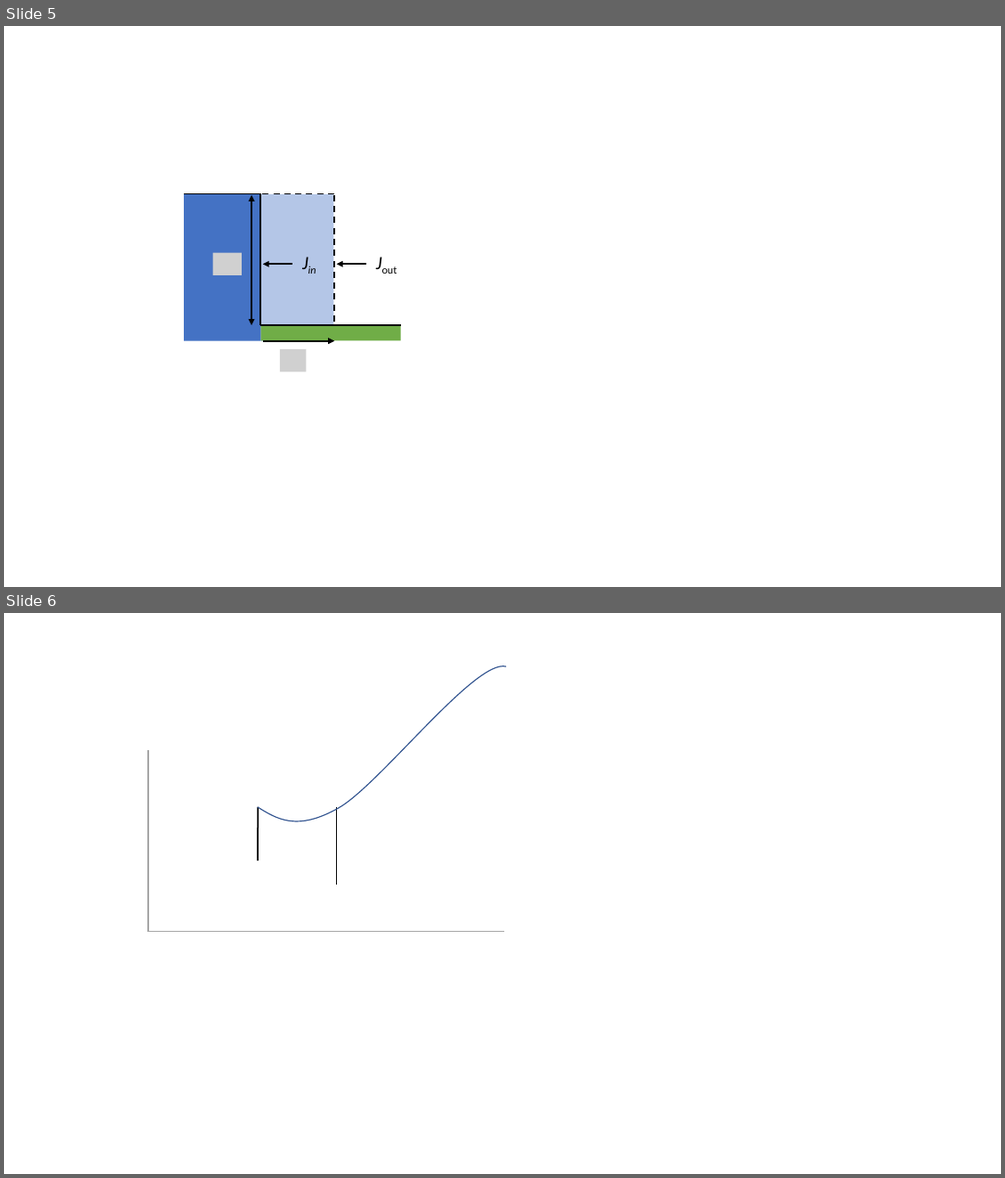
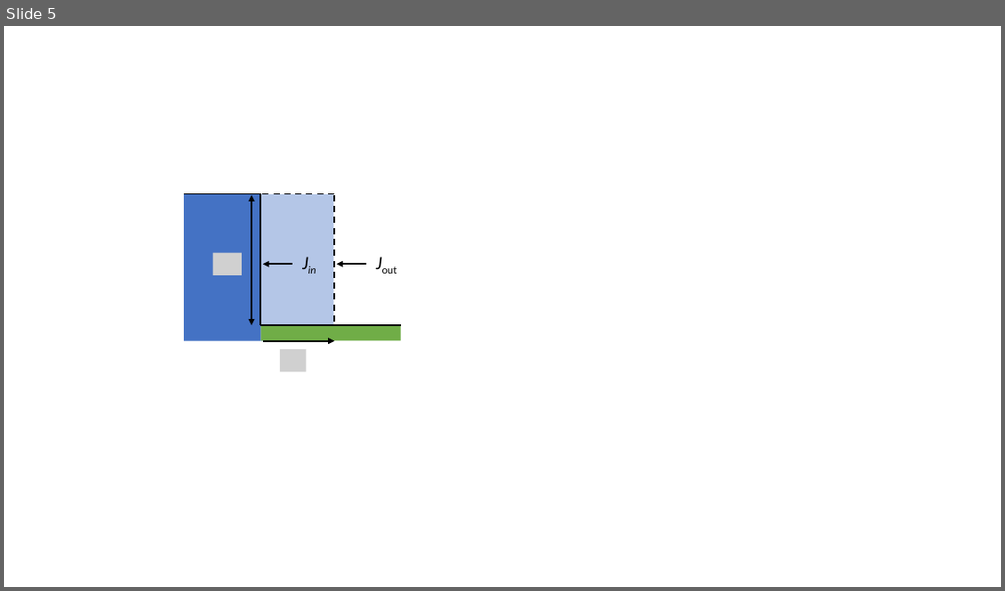
Before and after one commit to GJBoth/Masters-thesis, a slide deck: source/figures.pptx. Shown one above the other, each under a label of ours: slides 5 and 6 before the commit, slide 5 after it. The pictures are 1005x1178 and 1005x591 pixels, drawn with LibreOffice and Linux fonts; fonts in the diff are those of the drawing; grey boxes stand for pictures. Boxes give left, top, right and bottom in pixels: in the first picture for what was removed or moved away, otherwise in the second. Text is boxed around its words. In the diff, an @@ line names an element or a change of style, - is before the commit and + after.

```diff
--- a/source/figures.pptx
+++ b/source/figures.pptx
@@ slide 6 removed at (4, 613, 1001, 1174), background #FFFFFF @@
@@ freeform shape removed at (258, 666, 506, 821) @@
@@ line removed from (148, 751) to (148, 932) @@
@@ line removed from (259, 807) to (258, 860) @@
@@ line removed from (337, 884) to (337, 807) @@
@@ line removed from (503, 932) to (148, 932) @@
```
Also in this commit, not shown: 1 slide added, 4 other files.
